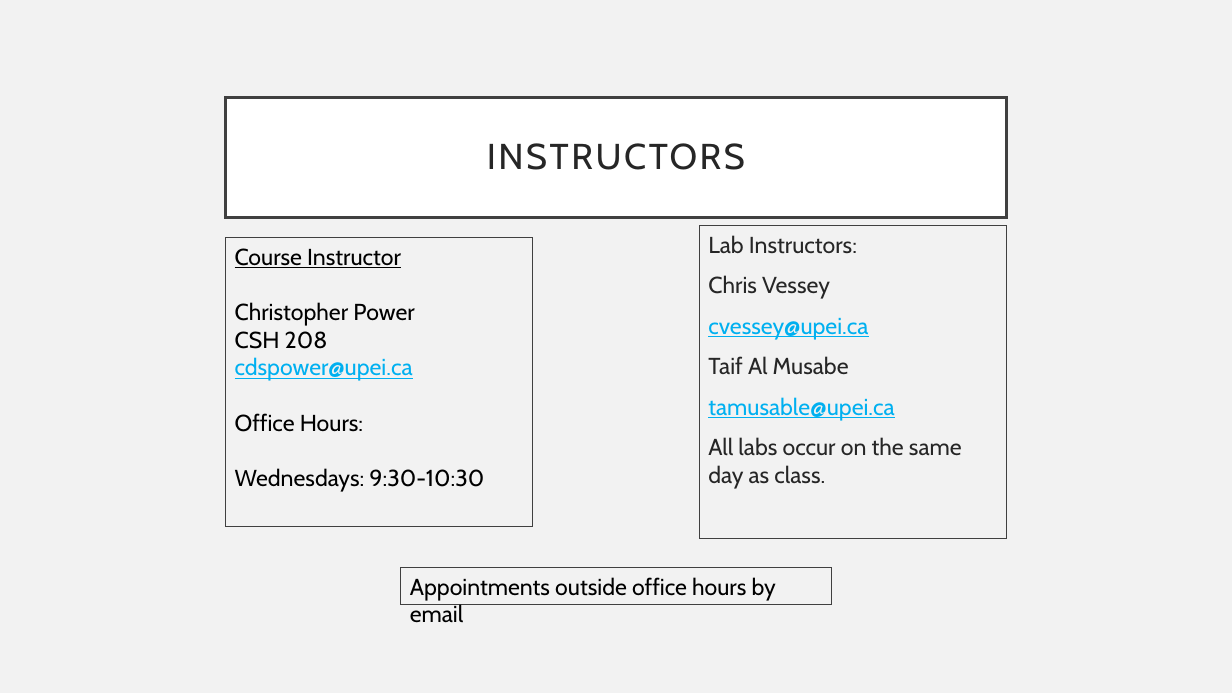
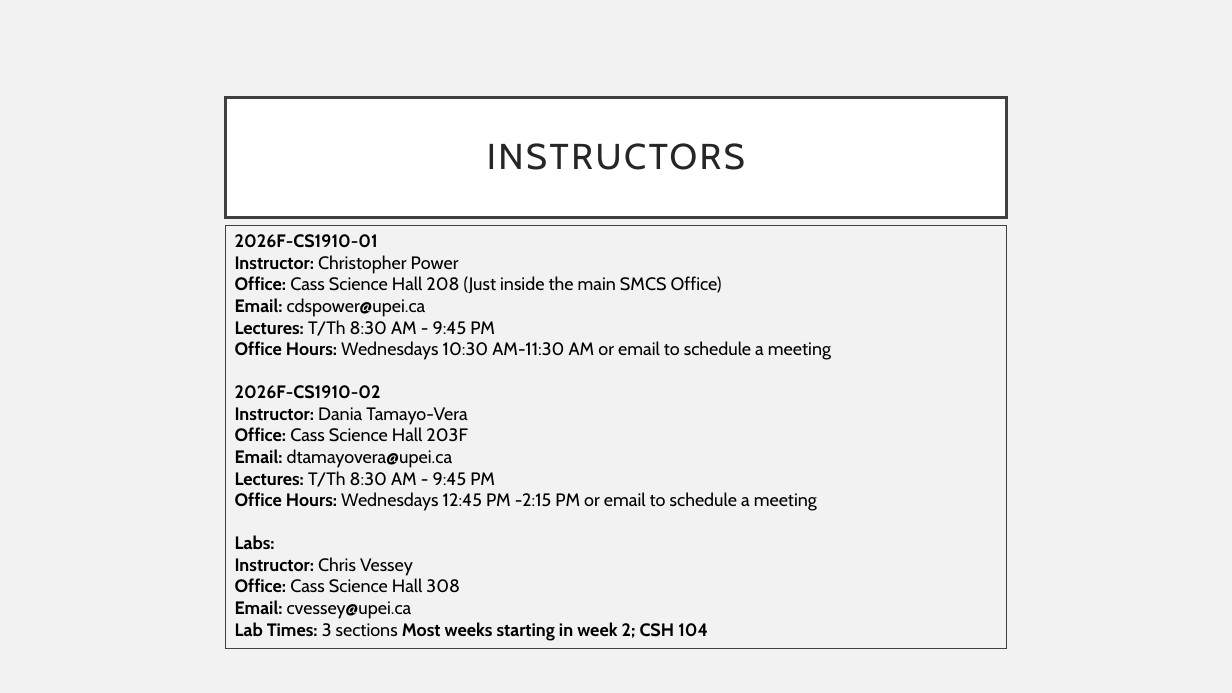
Before and after one commit to UPEI-CS/CS1910-Students, a slide deck: slide 4 of lectures/01-Course-Orientation/CS1910_Course-Orientation_Lecture.pptx. Drawn at 1232x693 pixels with LibreOffice and Linux fonts; fonts in the diff are those of the drawing. Boxes give left, top, right and bottom in pixels: in the first picture for what was removed or moved away, otherwise in the second. Text is boxed around its words. In the diff, an @@ line names an element or a change of style, - is before the commit and + after.

```diff
--- a/lectures/01-Course-Orientation/CS1910_Course-Orientation_Lecture.pptx
+++ b/lectures/01-Course-Orientation/CS1910_Course-Orientation_Lecture.pptx
@@ rectangle "2026F-CS1910-01": place and size @@
-rectangle "2026F-CS1910-01" at [226,238,533,527]
+rectangle "2026F-CS1910-01" at [226,226,1006,649]
@@ text in rectangle at [235,234,831,641]: text changed; size 18 to 14 pt @@
-Course Instructor
-Christopher Power
-CSH 208
-cdspower@upei.ca
-Office Hours:
-Wednesdays: 9:30-10:30
+2026F-CS1910-01
+Instructor: Christopher Power
+Office: Cass Science Hall 208 (Just inside the main SMCS Office)
+Email: cdspower@upei.ca
+Lectures: T/Th 8:30 AM - 9:45 PM
+Office Hours: Wednesdays 10:30 AM-11:30 AM or email to schedule a meeting
+2026F-CS1910-02
+Instructor: Dania Tamayo-Vera
+Office: Cass Science Hall 203F
+Email: dtamayovera@upei.ca
+Lectures: T/Th 8:30 AM - 9:45 PM
+Office Hours: Wednesdays 12:45 PM -2:15 PM or email to schedule a meeting
+Labs:
+Instructor: Chris Vessey
+Office: Cass Science Hall 308
+Email: cvessey@upei.ca
+Lab Times: 3 sections Most weeks starting in week 2; CSH 104
@@ text removed at [700,226,1007,539] @@
-Lab Instructors:
-Chris Vessey
-cvessey@upei.ca
-Taif Al Musabe
-tamusable@upei.ca
-All labs occur on the same day as class.
@@ rectangle removed at [401,567,832,604] @@
-Appointments outside office hours by email
```
Also in this commit, not shown: 11 other slides changed, 2 slides removed, 1 other file.
